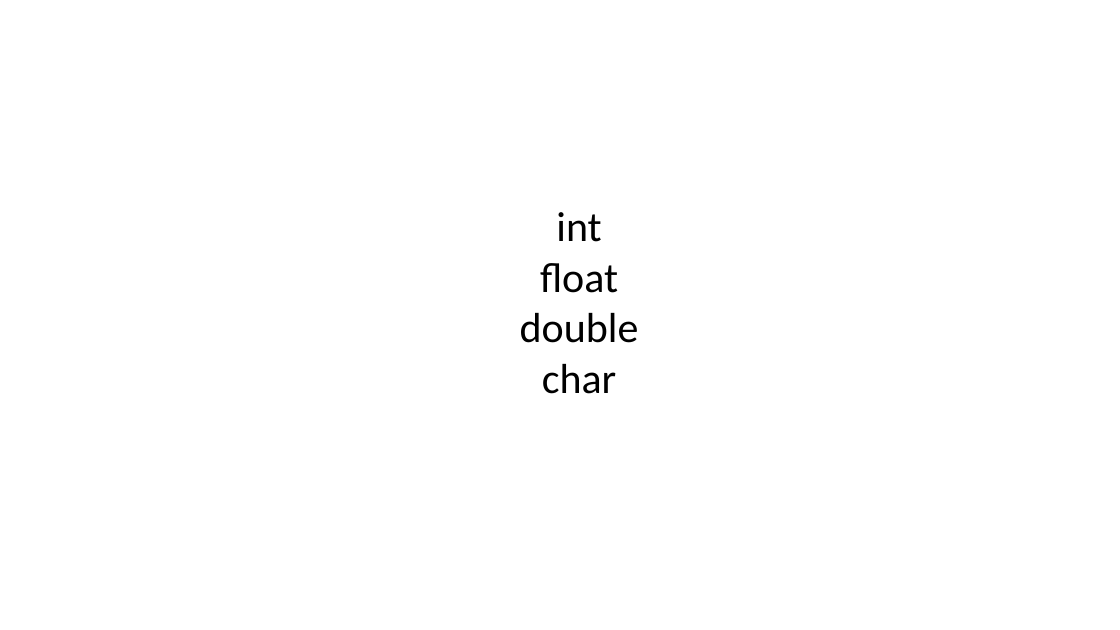
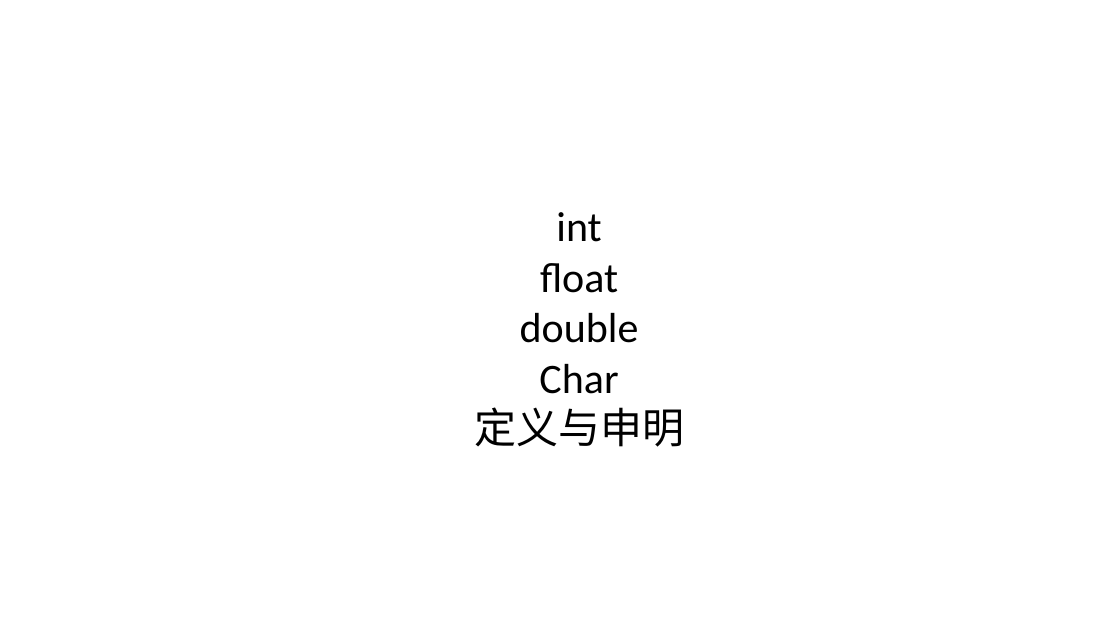
Before and after one commit to fieryheart/store, a slide deck: slide 2 of CAST-teaching/Danmaku-teaching/DanmakuGaming-01.pptx. Drawn at 1120x630 pixels with LibreOffice and Linux fonts; fonts in the diff are those of the drawing; background and template pictures are left out. Boxes give left, top, right and bottom in pixels: in the first picture for what was removed or moved away, otherwise in the second. Text is boxed around its words. In the diff, an @@ line names an element or a change of style, - is before the commit and + after.

```diff
--- a/CAST-teaching/Danmaku-teaching/DanmakuGaming-01.pptx
+++ b/CAST-teaching/Danmaku-teaching/DanmakuGaming-01.pptx
@@ text at <box>474,364,684,447</box>: text changed @@
-char
+Char
+定义与申明
```
Also in this commit, not shown: 1 other slide changed, 9 other files.
